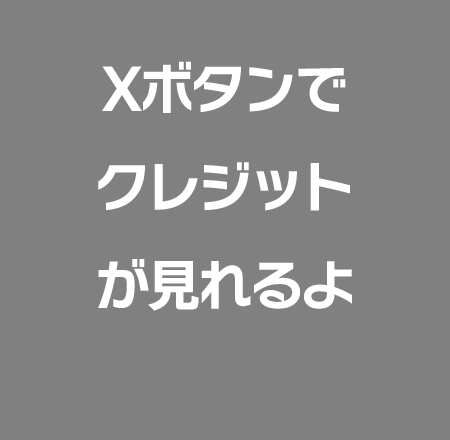
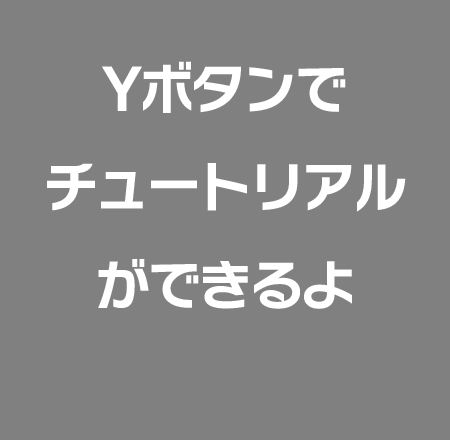
Layers edited between the first and the second 450×440 image:
added layer "Yボタンで チュートリアル ができるよ" above "Xボタンで クレジット が見れるよ" over [47, 66, 406, 309]
hid "Xボタンで クレジット が見れるよ" over [98, 66, 352, 311]
